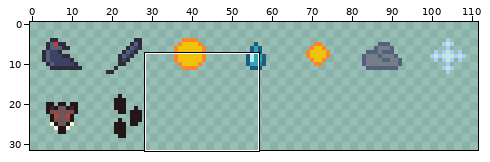
Edited in one commit: pixel-art file (Project Games/Project Mini Farm Simulator/Aseprite/Status_Icons.aseprite). The first picture is a wide view before the edit; the outline marks the close-up.
Close-up. Old version:
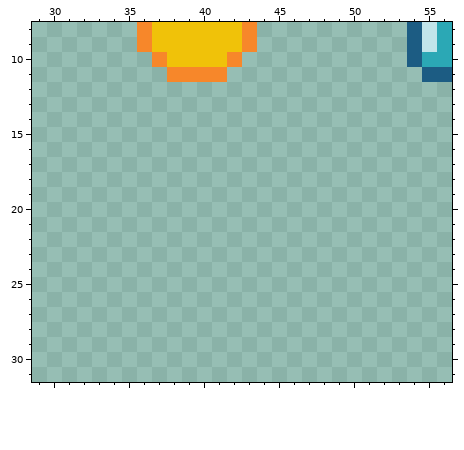
112x32 pixels, 1 frame. Shown: x 29..56, y 8..31.
And afterwards:
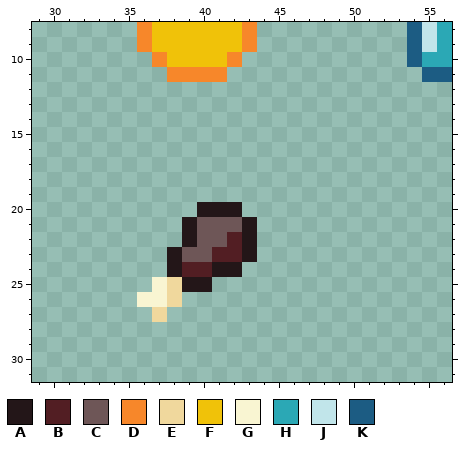
Palette (. is transparent): A #231618  B #521e23  C #6e5657  D #f7872a  E #f0d89d  F #f0c209  G #f9f5d2  H #2ba8b5  J #c1e5ea  K #1c5c83
Change:
@@ x 34..45 @@
 19 ............
-20 ............
-21 ............
-22 ............
-23 ............
-24 ............
-25 ............
-26 ............
-27 ............
+20 ......AAA...
+21 .....ACCCA..
+22 .....ACCBA..
+23 ....ACCBBA..
+24 ....ABBAA...
+25 ...GEAA.....
+26 ..GGE.......
+27 ...E........
 28 ............
Boxes around the changes in both close-ups, in picture pixels (x1, y1, x2, y2):
added: (137, 202, 257, 322)
